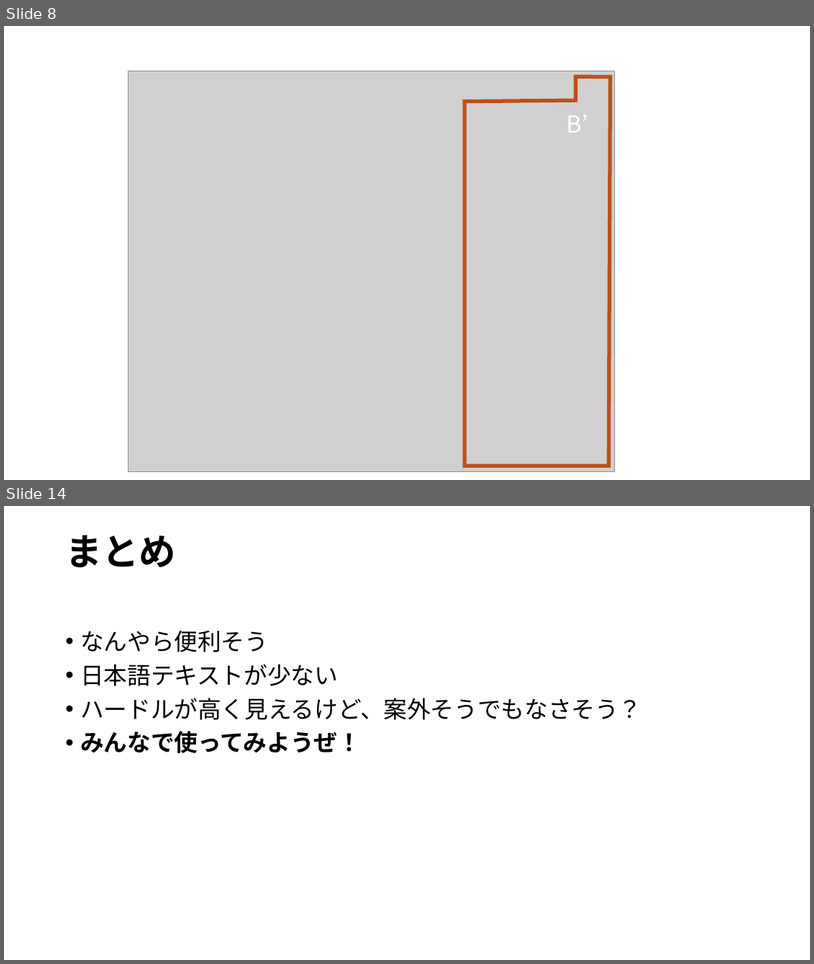
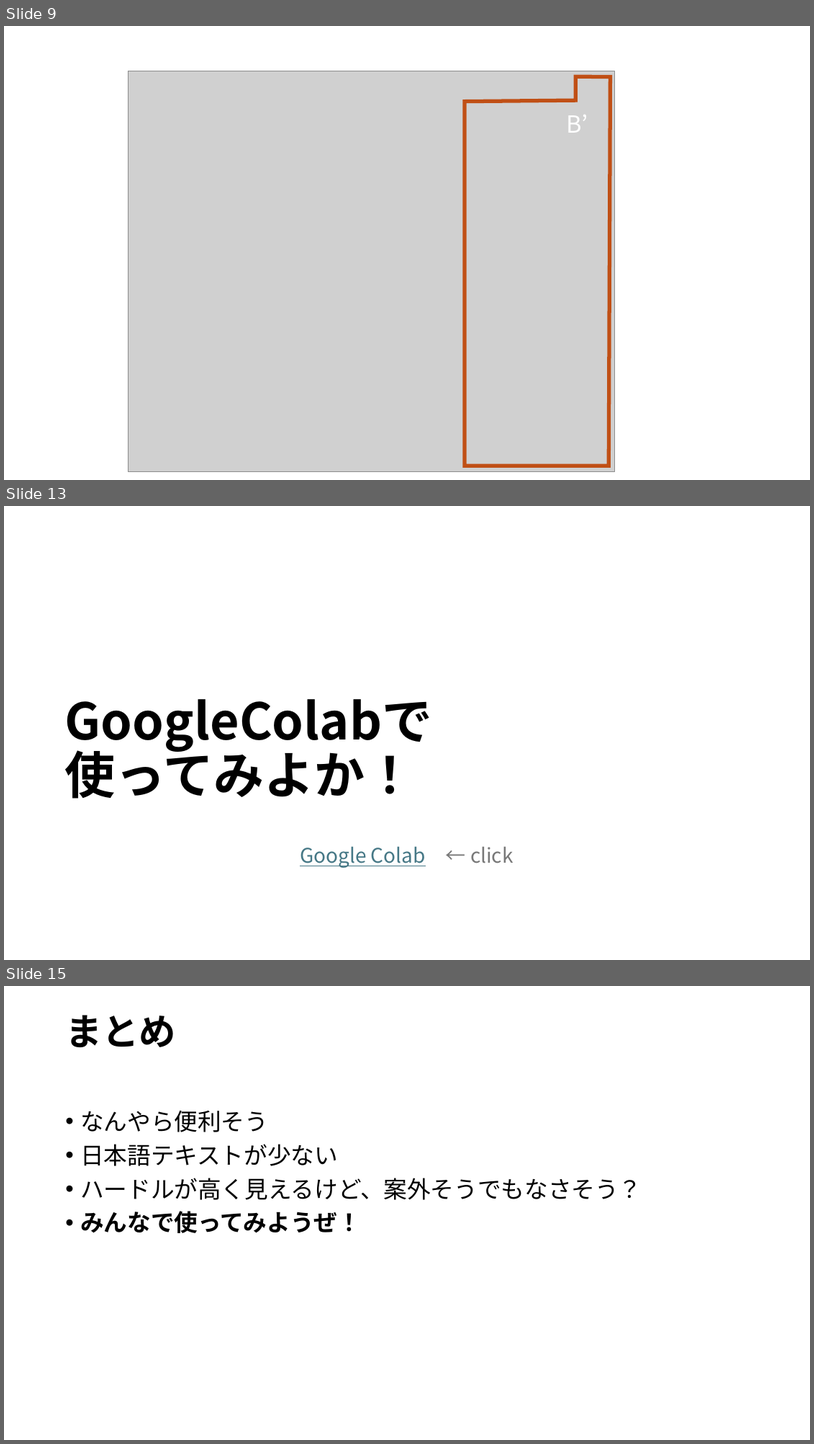
Before and after one commit to ikedachin/study_huggingface, a slide deck: huggingface 発表資料.pptx. Shown one above the other, each under a label of ours: slides 8 and 14 before the commit, slides 9, 13 and 15 after it; the slides between them are not shown. The pictures are 814x964 and 814x1444 pixels, drawn with LibreOffice and Linux fonts; fonts in the diff are those of the drawing; grey boxes stand for pictures; background and template pictures are left out. Boxes give left, top, right and bottom in pixels: in the first picture for what was removed or moved away, otherwise in the second. Text is boxed around its words. In the diff, an @@ line names an element or a change of style, - is before the commit and + after.

```diff
--- a/huggingface 発表資料.pptx
+++ b/huggingface 発表資料.pptx
@@ slide 13 added at (4,506,810,960), background #FFFFFF @@
@@ title added at (65,699,433,798), 60 pt, text #000000, bold @@
+GoogleColabで
+使ってみよか！
@@ text added at (300,846,514,867), 24 pt, text #467886, underline @@
+Google Colab ← click
@@ what was slide 8 is now slide 9 @@
@@ what was slide 14 is now slide 15 @@
```
Also in this commit, not shown: 6 slides changed, 1 other slide added, 1 slide removed, 2 other files.
